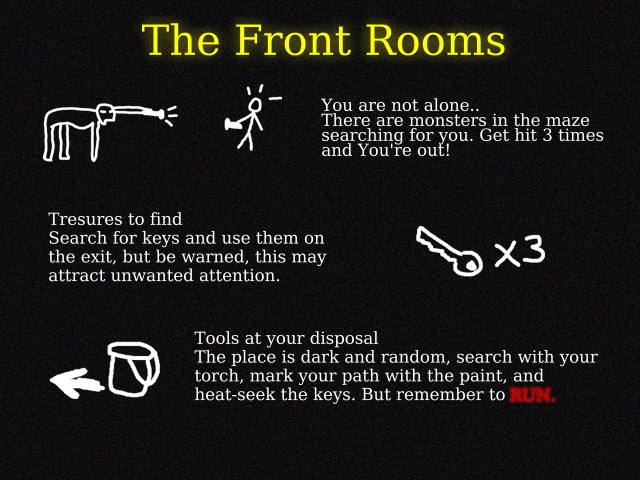
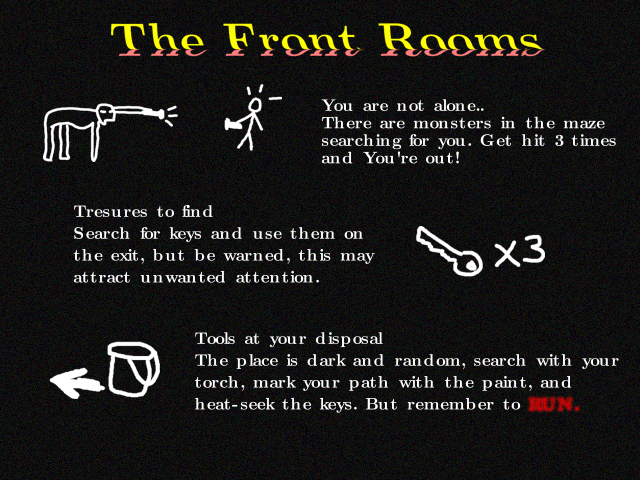
Layers edited between the first and the second 640px x 480px image:
added layer "main text transparent effectless.png" above "Run :3" over [107, 14, 605, 128]
painted on "Paint" over [48, 243, 254, 410]
painted on "Key" over [369, 253, 598, 358]
painted on "Background" over [48, 14, 619, 413]
